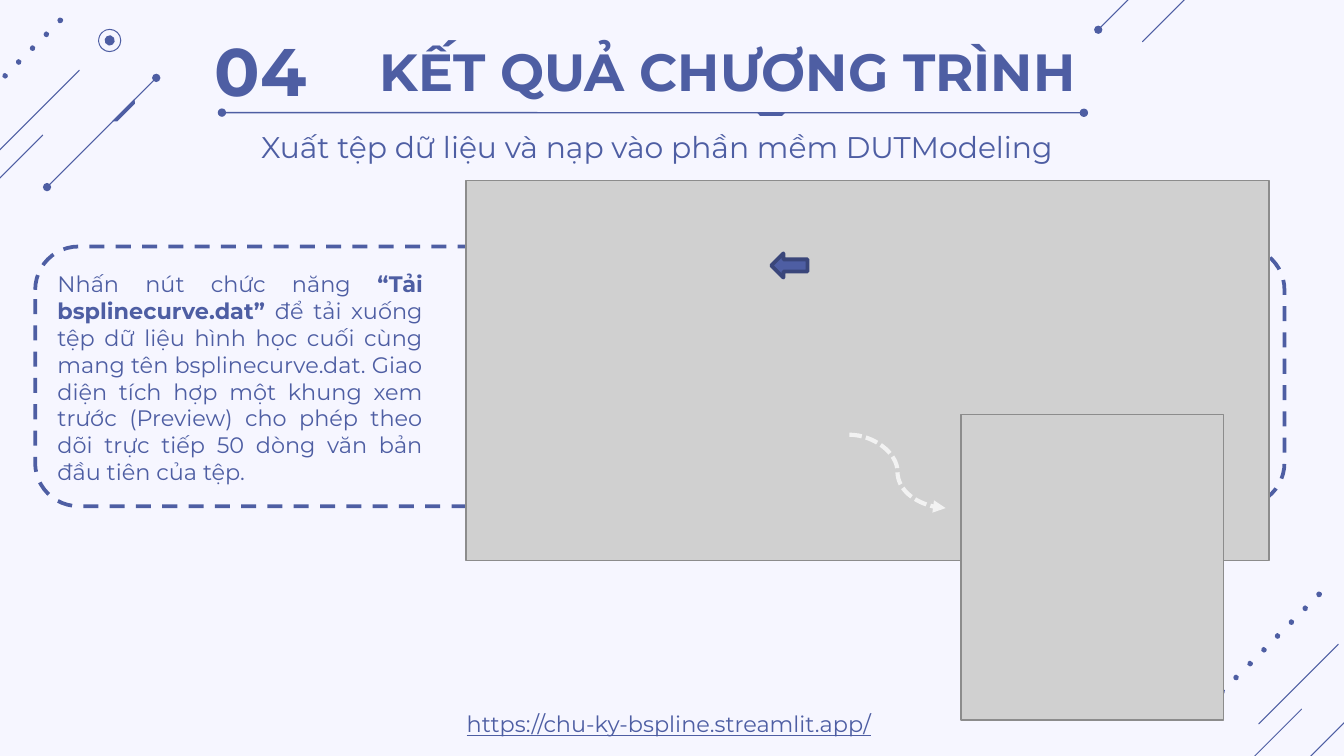
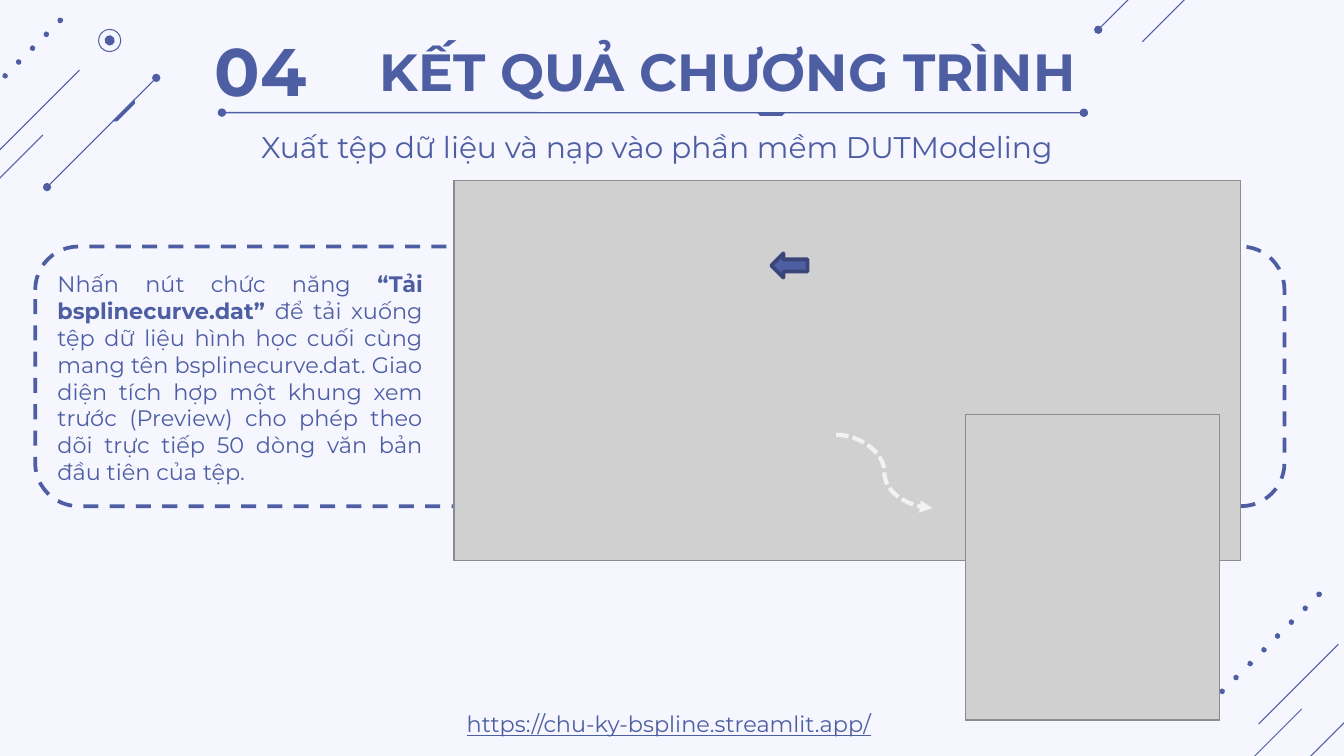
Before and after one commit to thdyqt/DHMT, a slide deck: slide 21 of 24Nh12-DHMT-SLIDE-102240130-102240135-102240141.pptx. Drawn at 1344x756 pixels with LibreOffice and Linux fonts; fonts in the diff are those of the drawing; grey boxes stand for pictures. Boxes give left, top, right and bottom in pixels: in the first picture for what was removed or moved away, otherwise in the second. Text is boxed around its words. In the diff, an @@ line names an element or a change of style, - is before the commit and + after.

```diff
--- a/24Nh12-DHMT-SLIDE-102240130-102240135-102240141.pptx
+++ b/24Nh12-DHMT-SLIDE-102240130-102240135-102240141.pptx
@@ picture resized from (x1=466, y1=180, x2=1270, y2=560) to (x1=454, y1=180, x2=1241, y2=560) @@
@@ picture resized from (x1=961, y1=414, x2=1223, y2=719) to (x1=965, y1=414, x2=1219, y2=719) @@
@@ curved arrow moved from (849, 435) - (946, 508) to (836, 435) - (933, 508) @@
```
Also in this commit, not shown: 1 other slide changed, 2 other files.
